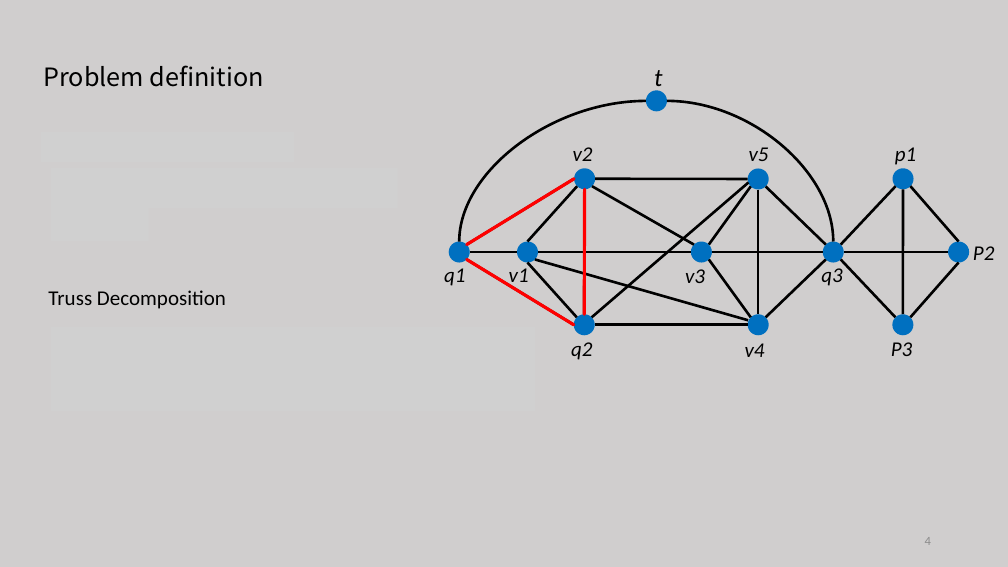
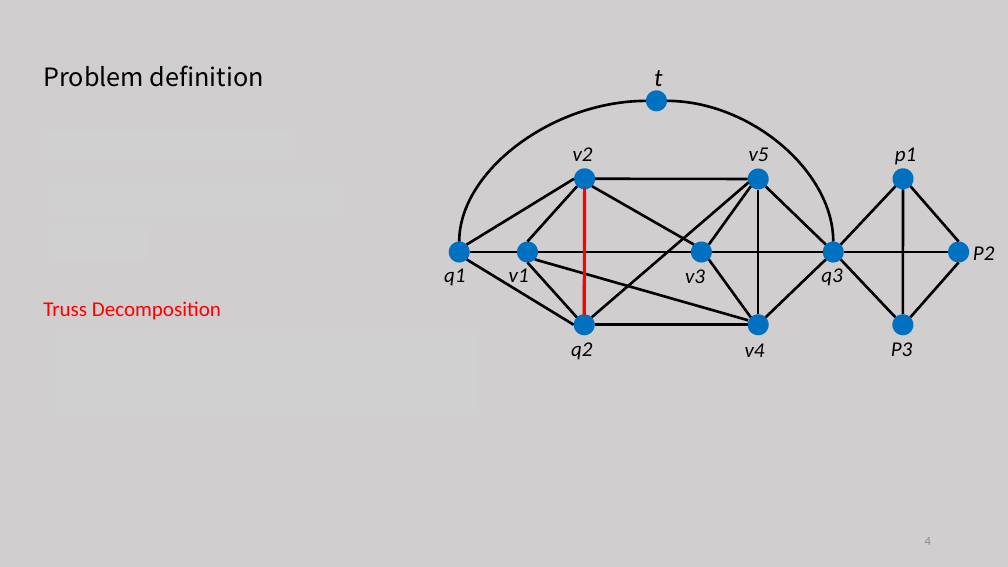
Before and after one commit to tianzhuwei/PPT, a slide deck: slide 4 of 魏天柱--Truss decomposition in massive networks .pptx. Drawn at 1008x567 pixels with LibreOffice and Linux fonts; fonts in the diff are those of the drawing; grey boxes stand for pictures. Boxes give left, top, right and bottom in pixels: in the first picture for what was removed or moved away, otherwise in the second. Text is boxed around its words. In the diff, an @@ line names an element or a change of style, - is before the commit and + after.

```diff
--- a/魏天柱--Truss decomposition in massive networks .pptx
+++ b/魏天柱--Truss decomposition in massive networks .pptx
@@ line removed from (574, 178) to (467, 245) @@
@@ line removed from (467, 259) to (574, 325) @@
@@ text "Truss Decomposition": place and size @@
-text "Truss Decomposition" at (48,290,226,309)
+text "Truss Decomposition" at (43,301,221,320)
@@ text "Truss Decomposition" at (43,301,221,320): text colour #000000 to #FF0000 @@
```
Also in this commit, not shown: 11 other slides changed, 1 slide added, 1 slide removed.
